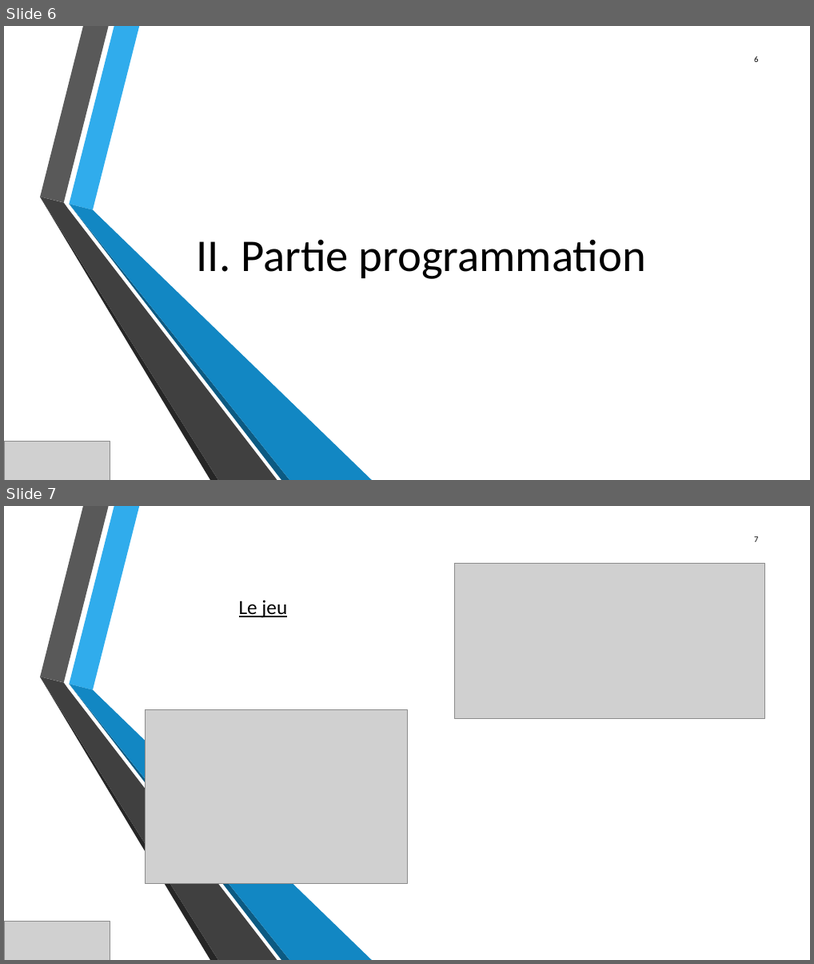
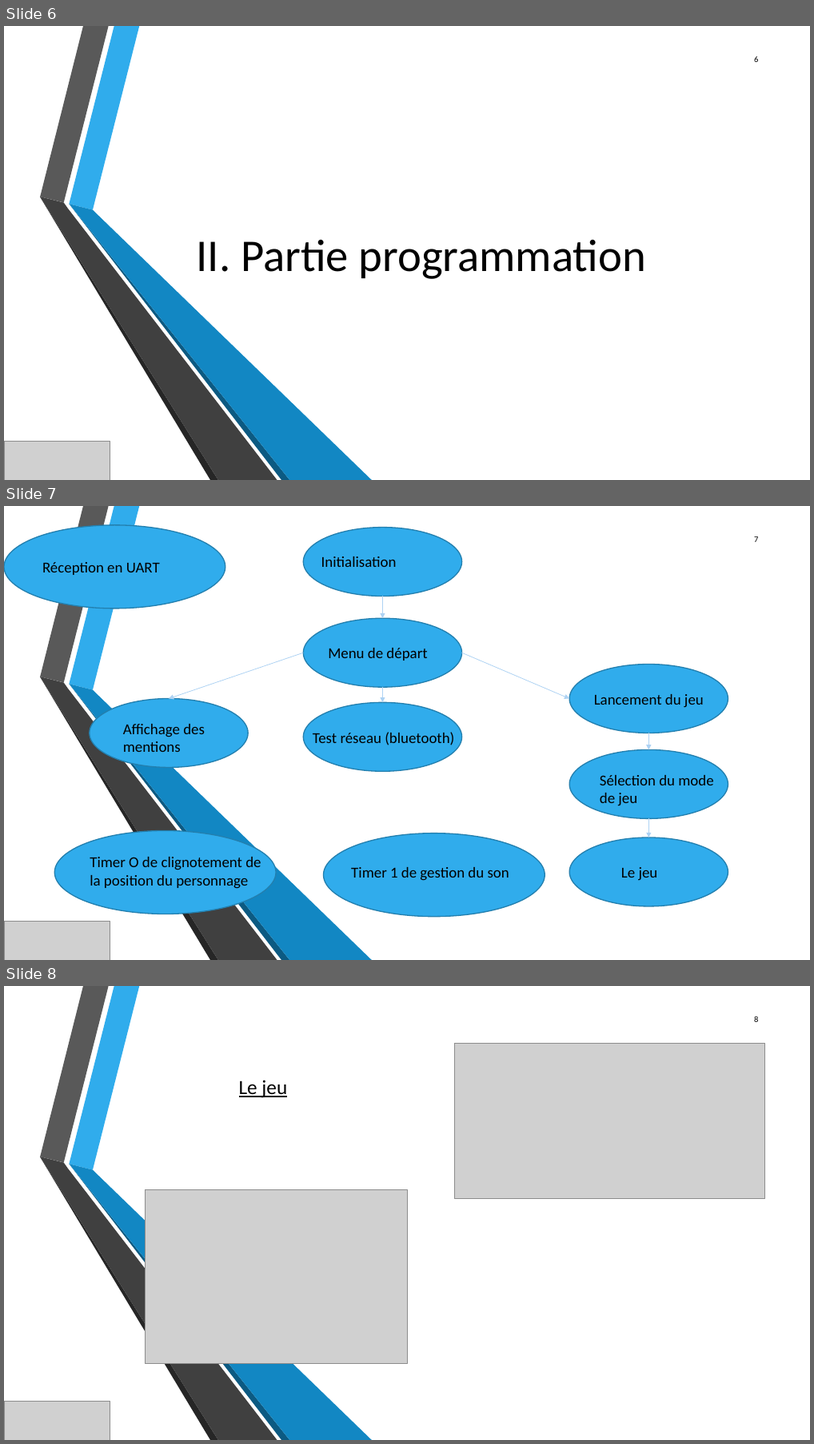
Before and after one commit to JeanSOUDIER/Bas-Niveau, a slide deck: Projet électif.pptx. Shown one above the other, each under a label of ours: slides 6 and 7 before the commit, slides 6, 7 and 8 after it. The pictures are 814x964 and 814x1444 pixels, drawn with LibreOffice and Linux fonts; fonts in the diff are those of the drawing; grey boxes stand for pictures; background and template pictures are left out. Boxes give left, top, right and bottom in pixels: in the first picture for what was removed or moved away, otherwise in the second. Text is boxed around its words. In the diff, an @@ line names an element or a change of style, - is before the commit and + after.

```diff
--- a/Projet électif.pptx
+++ b/Projet électif.pptx
@@ slide 7 added at [4,506,810,960], background picture (left out); not listed: 6 template elements that a slide beside it also shows @@
@@ ellipse added at [4,525,226,609], fill #30ACEC, outline #247FAF 1.25 pt @@
@@ ellipse added at [303,527,462,596], fill #30ACEC, outline #247FAF 1.25 pt @@
@@ page number added at [754,536,758,542], 10 pt, text #000000 @@
+7
@@ text added at [42,562,160,575], 18 pt, text #000000 @@
+Réception en UART
@@ text added at [322,556,397,567], 18 pt, text #000000 @@
+Initialisation
@@ arrow added from (382, 596) to (382, 619), #AED2F4 0.75 pt @@
@@ ellipse added at [303,619,462,688], fill #30ACEC, outline #247FAF 1.25 pt @@
@@ text added at [328,648,427,660], 18 pt, text #000000 @@
+Menu de départ
@@ arrow added from (303, 652) to (169, 698), #AED2F4 0.75 pt @@
@@ arrow added from (462, 652) to (570, 698), #AED2F4 0.75 pt @@
@@ ellipse added at [570,664,728,733], fill #30ACEC, outline #247FAF 1.25 pt @@
@@ arrow added from (382, 687) to (382, 703), #AED2F4 0.75 pt @@
@@ text added at [594,694,704,708], 18 pt, text #000000 @@
+Lancement du jeu
@@ ellipse added at [90,698,248,768], fill #30ACEC, outline #247FAF 1.25 pt @@
@@ ellipse added at [303,703,462,772], fill #30ACEC, outline #247FAF 1.25 pt @@
@@ text added at [123,724,205,752], 18 pt, text #000000 @@
+Affichage des mentions
@@ text added at [313,732,454,745], 18 pt, text #000000 @@
+Test réseau (bluetooth)
@@ arrow added from (650, 733) to (650, 750), #AED2F4 0.75 pt @@
@@ ellipse added at [570,750,728,819], fill #30ACEC, outline #247FAF 1.25 pt @@
@@ text added at [600,775,714,806], 18 pt, text #000000 @@
+Sélection du mode de jeu
@@ ellipse added at [55,830,276,914], fill #30ACEC, outline #247FAF 1.25 pt @@
@@ ellipse added at [323,833,545,916], fill #30ACEC, outline #247FAF 1.25 pt @@
@@ ellipse added at [570,837,728,907], fill #30ACEC, outline #247FAF 1.25 pt @@
@@ arrow added from (650, 818) to (650, 837), #AED2F4 0.75 pt @@
@@ text added at [90,856,261,888], 18 pt, text #000000 @@
+Timer O de clignotement de la position du personnage
@@ text added at [351,867,510,880], 18 pt, text #000000 @@
+Timer 1 de gestion du son
@@ text added at [622,867,658,880], 18 pt, text #000000 @@
+Le jeu
@@ picture added at [4,921,110,960] @@
@@ what was slide 7 is now slide 8 @@
@@ page number at [754,1016,758,1022]: text changed @@
-7
+8
```
Also in this commit, not shown: 3 slides changed, 8 other files.
